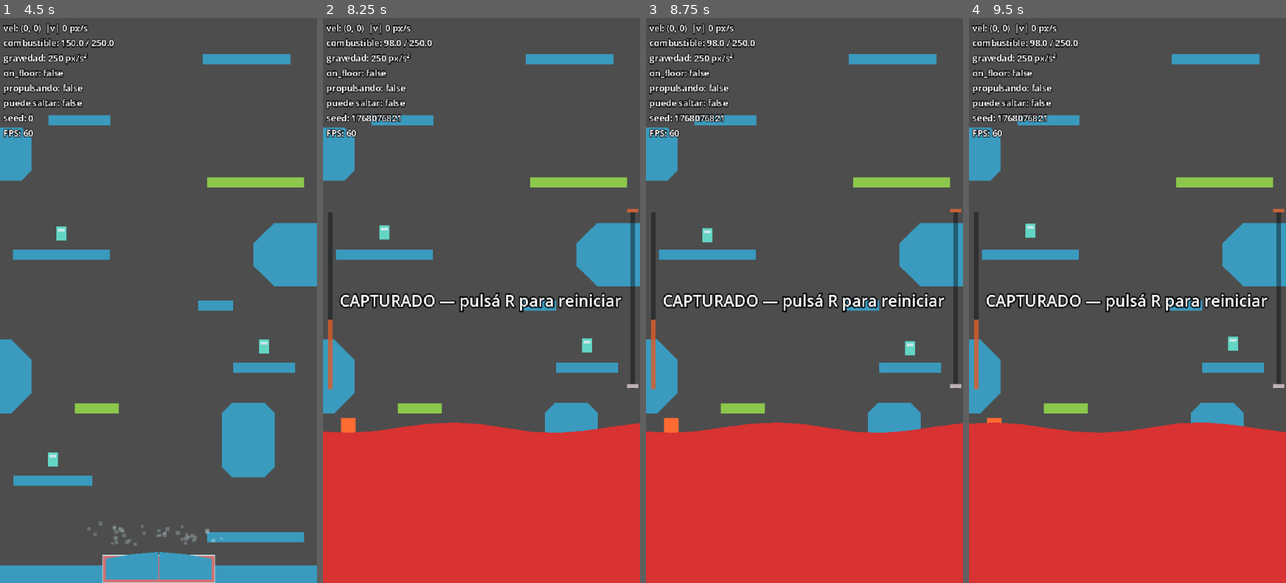
Above: before the commit, frames 1-4 (left to right).
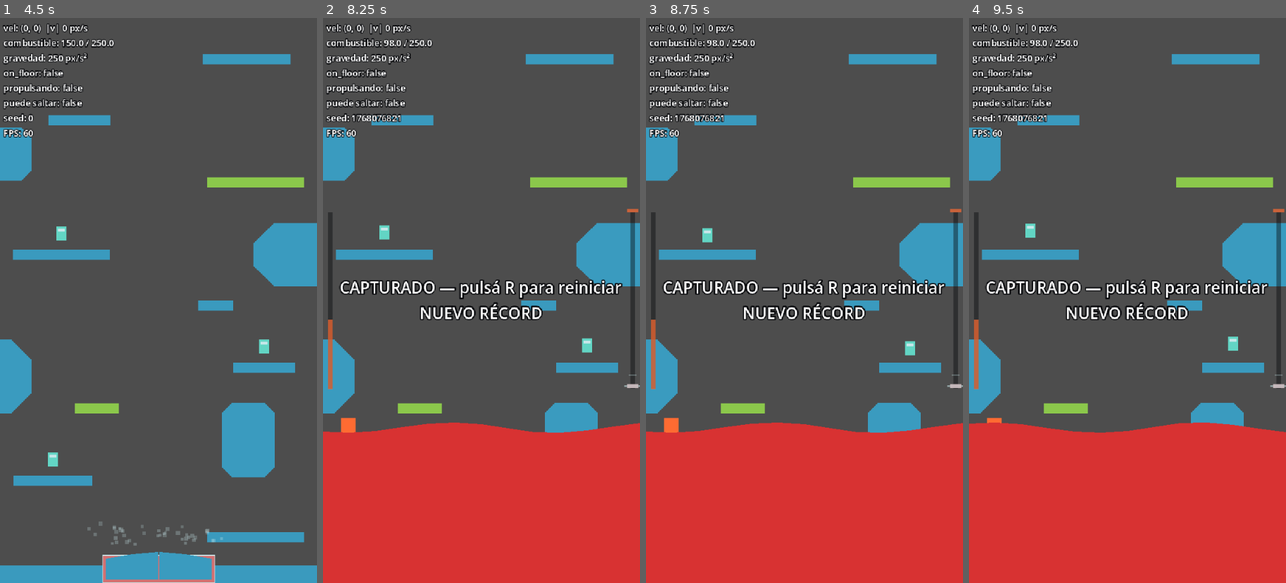
Above: after the commit, the same moments.

Repository: lucantarellis/escapa-del-tentaculo
Game: Godot game, scene res://scenes/main/Main.tscn
The game is run twice, just before and just after one commit, with the same random seed, the same clock (stepped at 60 frames per second) and the same inputs.
Inputs:
- Up to frame 1 (4.5 s): click "JUGAR" at 0.5 s; hold D (move_right) 1.28-2.78 s; tap Shift (dash) every 0.75 s from 1.35 to 4.35 s; tap Space (jump) at 1.52, 2.27, 3.77 s; hold A (move_left) 2.78-3.53 s; hold D (move_right) from 3.53 s (still down)
- Up to frame 2 (8.25 s): tap Space (jump) at 4.52, 5.27, 6.77, 7.52 s; release D (move_right) at 5.03 s; hold A (move_left) 5.03-5.78 s; tap Shift (dash) every 0.75 s from 5.1 to 8.1 s; hold D (move_right) 5.78-6.53 s; hold A (move_left) 6.53-8.03 s; hold D (move_right) from 8.03 s (still down)
- Up to frame 3 (8.75 s): keep holding D (move_right); tap Space (jump) at 8.27 s
- Up to frame 4 (9.5 s): keep holding D (move_right); tap Shift (dash) at 8.85 s

Frame 1 is identical in both runs. In frame 2, 3.6% of the frame differs, in the area x 5-100%, y 46-66%; in frame 3, 3.6%; in frame 4, 3.6%.

Commit message:
fase1: escenario por tier (entrada, perseguidor, fisica, tileset), cambio de tier en partida, record y marcas de tier en el HUD
Co-Authored-By: Claude Opus 5.5 <noreply@anthropic.com>
Claude-Session: https://claude.ai/code/session_01Bo1PzWqVcbisu27obsCkDD

Diff:
--- a/resources/configs/level_config.tres
+++ b/resources/configs/level_config.tres
@@ -46,13 +46,16 @@
 
 [sub_resource type="Resource" id="Resource_tier1"]
 script = ExtResource("24_tier")
+display_name = "La nave"
 segments = Array[PackedScene]([ExtResource("4_seg"), ExtResource("5_seg"), ExtResource("6_seg"), ExtResource("7_seg"),  …(399 unchanged characters)…
 
 [sub_resource type="Resource" id="Resource_tier2"]
 script = ExtResource("24_tier")
+display_name = "El espacio"
 
 [sub_resource type="Resource" id="Resource_tier3"]
 script = ExtResource("24_tier")
+display_name = "Dentro del alien"
 
 [resource]
 script = ExtResource("1_cfg")
--- a/scenes/ui/Hud.tscn
+++ b/scenes/ui/Hud.tscn
@@ -18,6 +18,13 @@
 [node name="GoalMark" type="ColorRect" parent="."]
 mouse_filter = 2
 
+[node name="TierMarks" type="Control" parent="."]
+mouse_filter = 2
+
+[node name="RecordMarker" type="ColorRect" parent="."]
+visible = false
+mouse_filter = 2
+
 [node name="TentacleMarker" type="ColorRect" parent="."]
 mouse_filter = 2
 
--- a/scripts/levels/level_builder.gd
+++ b/scripts/levels/level_builder.gd
@@ -38,6 +38,9 @@
 var _door: Door
 ## Índice del inicio y del final elegidos en `start_segments` / `end_segments` (-1 sin armar).
 var _start_index: int = -1
+## Inicio de cada tier armado: {tier = índice en `config.tiers`, y = Y local del borde inferior
+## de su primer segmento (entrada incluida)}. En orden de abajo hacia arriba.
+var _tier_starts: Array[Dictionary] = []
 var _end_index: int = -1
 
 
@@ -77,11 +80,19 @@
 			if tier == null or tier.segments.is_empty():
 				push_warning("LevelBuilder: el tier %d no tiene segmentos: se saltea." % (tier_index + 1))
 				continue
+			_tier_starts.append({"tier": tier_index, "y": bottom_y})
+			var entry_index: int = _pick_from(tier.entry_segments)
+			if entry_index >= 0:
+				var entry: LevelSegment = _place(tier.entry_segments[entry_index], bottom_y)
+				if entry != null:
+					_apply_tier_tileset(entry, tier)
+					bottom_y -= entry.height
 			for index: int in _draw_tier(tier):
 				_sequence.append(index)
 				_tier_sequence.append(tier_index)
 				var tier_segment: LevelSegment = _place(tier.segments[index], bottom_y)
 				if tier_segment != null:
+					_apply_tier_tileset(tier_segment, tier)
 					bottom_y -= tier_segment.height
 	elif config.segment_pool.is_empty():
 		push_error("LevelBuilder: `segment_pool` está vacío.")
@@ -120,6 +131,7 @@
 	_tier_sequence.clear()
 	_start_index = -1
 	_end_index = -1
+	_tier_starts.clear()
 	_door = null
 	_spawn_local = Vector2.ZERO
 	_hatch_local = Vector2.ZERO
@@ -150,6 +162,16 @@
 
 
 ## Devuelve la seed del último nivel armado.
+## Devuelve dónde empieza cada tier armado, de abajo hacia arriba: una lista de
+## {tier = índice en `LevelConfig.tiers`, y = Y global del borde inferior de su primer segmento}.
+## Los tiers vacíos (salteados) no aparecen. Vacía en modo plano.
+func get_tier_starts() -> Array[Dictionary]:
+	var result: Array[Dictionary] = []
+	for entry: Dictionary in _tier_starts:
+		result.append({"tier": entry["tier"], "y": to_global(Vector2(0.0, entry["y"])).y})
+	return result
+
+
 ## Devuelve el índice en `LevelConfig.start_segments` del inicio elegido (-1 si no hay nivel).
 func get_start_index() -> int:
 	return _start_index
@@ -277,3 +299,12 @@
 	if scenes.is_empty():
 		return -1
 	return _rng.randi_range(0, scenes.size() - 1)
+
+
+# Si el tier define un tileset de paredes, se lo pone a las capas de paredes del segmento.
+func _apply_tier_tileset(segment: LevelSegment, tier: SegmentTier) -> void:
+	if tier.walls_tileset == null:
+		return
+	for child: Node in segment.get_children():
+		if child is TileMapLayer:
+			(child as TileMapLayer).tile_set = tier.walls_tileset
--- a/scripts/levels/level_controller.gd
+++ b/scripts/levels/level_controller.gd
@@ -13,6 +13,13 @@
 ## de cámara con gas antes de empezar) o a [method begin] (empezar directo). Ver
 ## `docs/mecanicas/intro-escotilla.md`.
 
+## Se emite cuando el jugador cruza el borde inferior de un tier (ver [SegmentTier]).
+## [param tier_index] es el índice en `LevelConfig.tiers`.
+signal tier_entered(tier_index: int)
+
+## Texto que se agrega al mensaje de fin cuando la partida supera el récord. Solo visual.
+const NEW_RECORD_TEXT: String = "NUEVO RÉCORD"
+
 ## Texto de derrota por causa de muerte. Solo visual. Las causas no listadas usan
 ## [constant DEFAULT_DEATH_TEXT].
 const DEATH_TEXTS: Dictionary = {
@@ -46,6 +53,10 @@
 var _started: bool = false
 var _intro_started: bool = false
 var _intro_director: IntroDirector
+## Inicio de cada tier (de [method LevelBuilder.get_tier_starts]) y el próximo a cruzar.
+var _tier_starts: Array[Dictionary] = []
+var _next_tier: int = 0
+var _current_tier: int = -1
 
 
 func _ready() -> void:
@@ -67,6 +78,14 @@
 	if _hud != null and door != null:
 		# El progreso va de la Y del jugador en el spawn a la Y de la puerta.
 		_hud.set_progress_range(_player.global_position.y, door.global_position.y)
+	if _builder != null:
+		_tier_starts = _builder.get_tier_starts()
+	if _hud != null:
+		var ys: PackedFloat32Array = PackedFloat32Array()
+		for entry: Dictionary in _tier_starts:
+			ys.append(entry["y"])
+		_hud.set_tier_marks(ys)
+		_hud.set_record(RunRecords.get_best_progress())
 	GameManager.state_changed.connect(_on_state_changed)
 	_run_seed = run_seed
 	if _hatch != null:
@@ -139,6 +158,34 @@
 	_begin(false)
 
 
+func _physics_process(_delta: float) -> void:
+	if not _started or GameManager.get_state() != GameManager.State.PLAYING:
+		return
+	# El jugador entra a un tier al cruzar (subiendo) el borde inferior de su primer segmento.
+	while _next_tier < _tier_starts.size() and _player.global_position.y <= float(_tier_starts[_next_tier]["y"]):
+		_enter_tier(int(_tier_starts[_next_tier]["tier"]))
+		_next_tier += 1
+
+
+## Devuelve el índice (en `LevelConfig.tiers`) del tier en el que está el jugador; -1 si todavía
+## no entró a ninguno (segmento de inicio) o no hay tiers.
+func get_current_tier() -> int:
+	return _current_tier
+
+
+# Aplica el escenario del tier: perseguidor y física del jugador. El tileset de paredes ya lo
+# puso el LevelBuilder al armar.
+func _enter_tier(tier_index: int) -> void:
+	_current_tier = tier_index
+	var tier: SegmentTier = _builder.config.tiers[tier_index] if _builder != null else null
+	if tier != null:
+		if tier.pursuer_config != null:
+			_tentacle.apply_pursuer(tier.pursuer_config, tier.pursuer_color, tier.pursuer_reset_position)
+		if tier.player_config != null:
+			_player.apply_config(tier.player_config)
+	tier_entered.emit(tier_index)
+
+
 
 func _exit_tree() -> void:
 	# El autoload sobrevive a la escena: hay que soltar la conexión al descargarla.
@@ -152,13 +199,26 @@
 			_player.win()
 			_camera.set_scrolling(false)
 			_tentacle.set_rising(false)
-			_show_message(WIN_TEXT)
+			_show_message(WIN_TEXT + _record_suffix(1.0))
 		GameManager.State.LOST:
 			_camera.set_scrolling(false)
 			_tentacle.set_rising(false)
-			_show_message(DEATH_TEXTS.get(GameManager.get_last_death_cause(), DEFAULT_DEATH_TEXT))
+			var progress: float = _hud.get_progress() if _hud != null else 0.0
+			_show_message(DEATH_TEXTS.get(GameManager.get_last_death_cause(), DEFAULT_DEATH_TEXT) + _record_suffix(progress))
 
 
 func _show_message(text: String) -> void:
 	_message_label.text = text
 	_message_label.visible = true
+
+
+# Registra el progreso de la partida en los récords y devuelve el texto a agregar al mensaje de fin
+# ("" si no es récord). Solo en el nivel armado por segmentos (no en el sandbox).
+func _record_suffix(progress: float) -> String:
+	if _builder == null:
+		return ""
+	if RunRecords.submit_progress(progress):
+		if _hud != null:
+			_hud.set_record(progress)
+		return "\n" + NEW_RECORD_TEXT
+	return ""
--- a/scripts/levels/segment_tier.gd
+++ b/scripts/levels/segment_tier.gd
@@ -1,7 +1,8 @@
 class_name SegmentTier
 extends Resource
-## Un tier (nivel de dificultad) de segmentos: su lista de segmentos candidatos y cuántos se usan
-## en cada partida.
+## Un tier (un acto de la historia: la nave, el espacio, dentro del alien) con su lista de
+## segmentos candidatos, cuántos se usan por partida y su escenario: segmento de entrada,
+## perseguidor, física del jugador y tileset de las paredes.
 ##
 ## Una partida recorre los tiers en orden: primero los segmentos del tier 1, después los del
 ## tier 2 y así hasta el último, y arriba el segmento final. Se edita desde el inspector dentro
@@ -14,3 +15,29 @@
 ## mientras alcance la lista; si hay menos candidatos que esta cantidad, se vuelve a mezclar y
 ## se repiten (nunca el mismo dos veces seguidas). Unidad: segmentos.
 @export_range(0, 100, 1) var count_per_run: int = 10
+
+@export_group("Escenario")
+## Nombre del tier (para depurar y para la documentación). Ej.: "La nave".
+@export var display_name: String = ""
+## Segmentos de entrada (transición) del tier: se sortea uno por partida y va antes de los
+## segmentos del tier (ej.: la nave explota, la extremidad del alien). Vacío = sin transición.
+@export var entry_segments: Array[PackedScene] = []
+## TileSet de las paredes de los segmentos de este tier (metal, chatarra, carne). Vacío = el de
+## cada segmento. Debe respetar las coordenadas de atlas de `walls_tileset.tres` (tile sólido en
+## (0, 0) y diagonal en (1, 0) con alternativas 0–3) para que lo pintado se vea igual.
+@export var walls_tileset: TileSet
+
+@export_group("Perseguidor")
+## Config del perseguidor en este tier (el tentáculo, el fuego, el ácido). Vacío = sigue el de
+## antes. Al cruzar el borde del tier, [LevelController] se la aplica al [Tentacle].
+@export var pursuer_config: TentacleConfig
+## Color placeholder del perseguidor en este tier. Solo se usa si hay `pursuer_config`.
+@export var pursuer_color: Color = Color("D83232")
+## Si es true, al entrar al tier el perseguidor vuelve a su distancia inicial bajo la pantalla
+## (otro perseguidor que recién aparece). Si es false, sigue desde donde estaba.
+@export var pursuer_reset_position: bool = true
+
+@export_group("Jugador")
+## Config del jugador en este tier (ej.: gravedad casi nula en el espacio). Vacío = sigue la de
+## antes. El combustible actual se conserva (recortado al máximo nuevo).
+@export var player_config: PlayerConfig
--- /dev/null
+++ b/scripts/managers/run_records.gd
@@ -0,0 +1,39 @@
+class_name RunRecords
+extends RefCounted
+## Récords del jugador guardados en el dispositivo (`user://records.cfg`).
+##
+## Por ahora solo el mejor progreso alcanzado (0..1 de la línea de progreso del HUD: 1 = llegó a
+## la puerta). Como todos los segmentos miden lo mismo, el progreso de partidas distintas es
+## comparable. Funciones estáticas: no hace falta instanciarlo. Ver `docs/mecanicas/hud.md`.
+
+## Archivo donde se guardan los récords. Estructural.
+const PATH: String = "user://records.cfg"
+const SECTION: String = "records"
+const KEY_BEST_PROGRESS: String = "best_progress"
+
+
+## Devuelve el mejor progreso guardado (0..1). 0 si no hay récord.
+static func get_best_progress() -> float:
+	var file: ConfigFile = ConfigFile.new()
+	if file.load(PATH) != OK:
+		return 0.0
+	return clampf(float(file.get_value(SECTION, KEY_BEST_PROGRESS, 0.0)), 0.0, 1.0)
+
+
+## Registra el progreso de una partida terminada. Devuelve true si es un récord nuevo (y lo
+## guarda).
+static func submit_progress(progress: float) -> bool:
+	progress = clampf(progress, 0.0, 1.0)
+	if progress <= get_best_progress():
+		return false
+	var file: ConfigFile = ConfigFile.new()
+	file.load(PATH)
+	file.set_value(SECTION, KEY_BEST_PROGRESS, progress)
+	file.save(PATH)
+	return true
+
+
+## Borra los récords (para pruebas).
+static func clear() -> void:
+	var file: ConfigFile = ConfigFile.new()
+	file.save(PATH)
--- a/scripts/player/player.gd
+++ b/scripts/player/player.gd
@@ -264,6 +264,17 @@
 	return _frozen
 
 
+## Cambia la config del jugador en plena partida (al entrar a un tier, ver [SegmentTier]). El
+## combustible actual se conserva, recortado al máximo de la config nueva.
+func apply_config(new_config: PlayerConfig) -> void:
+	if new_config == null:
+		return
+	config = new_config
+	_fuel = clampf(_fuel, 0.0, config.max_fuel)
+	_was_empty = is_fuel_empty()
+	fuel_changed.emit(_fuel, config.max_fuel)
+
+
 ## Deja al jugador vivo en [param spawn_position] (coordenadas globales), quieto y con
 ## el combustible inicial.
 func reset(spawn_position: Vector2) -> void:
--- a/scripts/tentacle/tentacle.gd
+++ b/scripts/tentacle/tentacle.gd
@@ -94,6 +94,25 @@
 	_update_body_polygon()
 
 
+## Cambia el perseguidor al entrar a un tier (ver [SegmentTier]): nueva [param new_config] y
+## color placeholder [param color]. Con [param reset_position] vuelve a su distancia inicial bajo
+## la pantalla, como un perseguidor que recién aparece; si no, sigue desde donde estaba (con la
+## velocidad de ascenso inicial de la config nueva).
+func apply_pursuer(new_config: TentacleConfig, color: Color, reset_position: bool) -> void:
+	if new_config == null:
+		return
+	config = new_config
+	_body.color = color
+	if reset_position and camera != null:
+		_reset_free_rise()
+	else:
+		_rise_speed = config.rise_speed
+	if camera != null and _active:
+		_follow_camera()
+		_update_kill_zone()
+		_update_body_polygon()
+
+
 ## Activa o congela el ascenso (`extra_rise_speed` y `end_rise_speed`). El nivel lo congela al
 ## terminar la partida (victoria o derrota). El tentáculo sigue anclado a la cámara.
 func set_rising(enabled: bool) -> void:
--- a/scripts/ui/hud.gd
+++ b/scripts/ui/hud.gd
@@ -8,6 +8,8 @@
 ## - **Progreso:** línea vertical fina pegada al borde derecho con un marcador que sube desde el
 ##   spawn (0 %) hasta la puerta (100 %, marca naranja arriba). Se calcula con la Y del jugador
 ##   entre [method set_progress_range]'s `start_y` y `end_y`, acotado a 0..1.
+## - **Récord y tiers:** en la misma línea, una marca fina con el mejor progreso guardado
+##   ([RunRecords]) y marcas cortas donde empieza cada tier.
 ## - **Tentáculo:** en la misma línea, un marcador rojo con la altura del borde superior del
 ##   tentáculo, con el mismo cálculo. Se oculta mientras el tentáculo está inactivo (intro).
 ##
@@ -22,6 +24,14 @@
 const MARKER_COLOR: Color = Color("C8E7EA")
 ## Color del marcador del tentáculo (rojo letal). Solo visual.
 const TENTACLE_COLOR: Color = Color("D83232")
+## Color de la marca del récord (blanco azulado tenue). Solo visual.
+const RECORD_COLOR: Color = Color(0.7843, 0.9059, 0.9176, 0.55)
+## Tamaño de la marca del récord: más ancha y fina que el marcador del jugador (px). Solo visual.
+const RECORD_SIZE: Vector2 = Vector2(19.0, 2.0)
+## Color de las marcas de inicio de tier. Solo visual.
+const TIER_MARK_COLOR: Color = Color(0.7843, 0.9059, 0.9176, 0.35)
+## Tamaño de las marcas de inicio de tier (px). Solo visual.
+const TIER_MARK_SIZE: Vector2 = Vector2(9.0, 1.0)
 ## Color de la marca de la puerta (naranja de meta). Solo visual.
 const GOAL_COLOR: Color = Color("FF6B32")
 ## Color del fondo de las barras. Solo visual.
@@ -58,6 +68,11 @@
 @onready var _goal_mark: ColorRect = $GoalMark
 @onready var _marker: ColorRect = $ProgressMarker
 @onready var _tentacle_marker: ColorRect = $TentacleMarker
+@onready var _record_marker: ColorRect = $RecordMarker
+@onready var _tier_marks: Control = $TierMarks
+
+var _record: float = 0.0
+var _tier_ys: PackedFloat32Array = PackedFloat32Array()
 
 
 func _ready() -> void:
@@ -79,6 +94,8 @@
 	_tentacle_marker.color = Color(TENTACLE_COLOR, HUD_ALPHA)
 	_tentacle_marker.size = MARKER_SIZE
 	_tentacle_marker.visible = false
+	_record_marker.color = RECORD_COLOR
+	_record_marker.size = RECORD_SIZE
 	if player == null:
 		push_error("Hud: falta asignar 'player'.")
 		return
@@ -100,6 +117,21 @@
 	_start_y = start_y
 	_end_y = end_y
 	_refresh_progress()
+	_refresh_record()
+	_refresh_tier_marks()
+
+
+## Muestra la marca del récord en [param progress] (0..1). Con 0 (sin récord) no se muestra.
+func set_record(progress: float) -> void:
+	_record = clampf(progress, 0.0, 1.0)
+	_refresh_record()
+
+
+## Fija dónde empieza cada tier: [param ys] son Y globales (como las de
+## [method LevelBuilder.get_tier_starts]). Se dibuja una marca corta por cada una.
+func set_tier_marks(ys: PackedFloat32Array) -> void:
+	_tier_ys = ys
+	_refresh_tier_marks()
 
 
 ## Devuelve el progreso actual (0..1) según la Y del jugador. 0 si el rango no es válido.
@@ -166,3 +198,31 @@
 	_tentacle_marker.visible = true
 	var y: float = _top + BAR_HEIGHT * (1.0 - get_tentacle_progress()) - MARKER_SIZE.y * 0.5
 	_tentacle_marker.position = Vector2(_progress_track.position.x + BAR_WIDTH * 0.5 - MARKER_SIZE.x * 0.5, y)
+
+
+# Y (en pantalla) de la línea de progreso para un progreso 0..1.
+func _line_y(progress: float) -> float:
+	return _top + BAR_HEIGHT * (1.0 - progress)
+
+
+func _refresh_record() -> void:
+	if not is_node_ready():
+		return
+	_record_marker.visible = _record > 0.0
+	var center_x: float = _progress_track.position.x + BAR_WIDTH * 0.5
+	_record_marker.position = Vector2(center_x - RECORD_SIZE.x * 0.5, _line_y(_record) - RECORD_SIZE.y * 0.5)
+
+
+func _refresh_tier_marks() -> void:
+	if not is_node_ready():
+		return
+	for child: Node in _tier_marks.get_children():
+		child.queue_free()
+	var center_x: float = _progress_track.position.x + BAR_WIDTH * 0.5
+	for y: float in _tier_ys:
+		var mark: ColorRect = ColorRect.new()
+		mark.mouse_filter = Control.MOUSE_FILTER_IGNORE
+		mark.color = TIER_MARK_COLOR
+		mark.size = TIER_MARK_SIZE
+		mark.position = Vector2(center_x - TIER_MARK_SIZE.x * 0.5, _line_y(_ratio_for_y(y)) - TIER_MARK_SIZE.y * 0.5)
+		_tier_marks.add_child(mark)
Not shown, added: scripts/managers/run_records.gd.uid
Not shown, changed: docs/ARQUITECTURA.md
Not shown, changed: docs/ROADMAP.md
Not shown, changed: docs/mecanicas/hud.md
Not shown, changed: docs/mecanicas/jugador.md
Not shown, changed: docs/mecanicas/niveles-por-segmentos.md
Not shown, changed: docs/mecanicas/tentaculo.md
